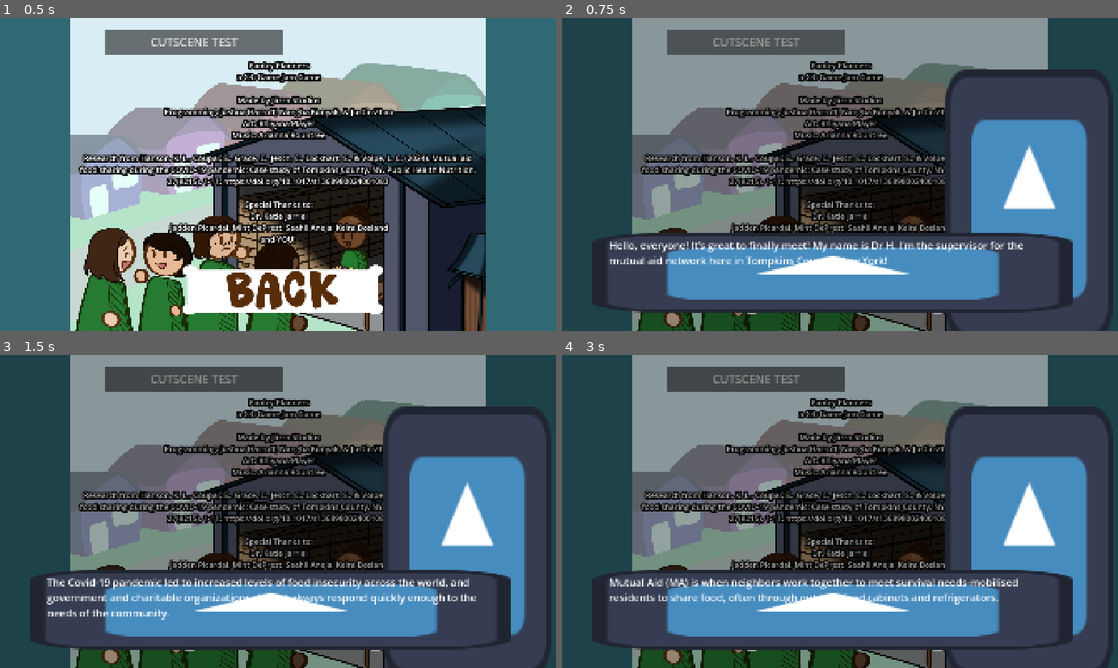
Above: before the commit, frames 1-4 (two rows, left to right).
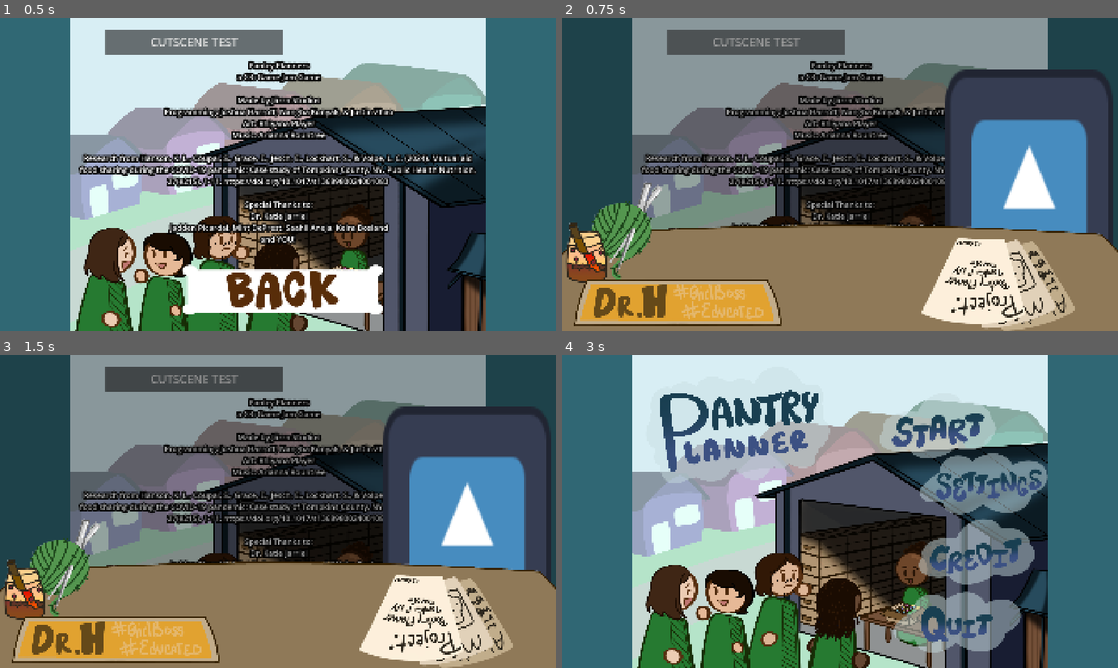
Above: after the commit, the same moments.

Repository: BigWing06/C3-Game-Jam-JARRN-Studios
Game: Godot game, scene res://scenes/Main Menu/CreditsUI.tscn
Same seed, same stepped clock (60 frames per second), same inputs: the game is played once before the commit and once after it. This scene is started directly instead of the project's main scene. The engine's default icon, where the game draws it, is replaced by a stand-in: a white triangle on a blue panel in a dark square. Sound files missing from this copy of the repository are replaced by a short silence.
Inputs (mouse positions are in pixels of both pictures, inside the frame that each line leads up to):
- Up to frame 1 (0.5 s): no input
- Up to frame 2 (0.75 s): click "CUTSCENE TEST" at 0.5 s
- Up to frame 3 (1.5 s): click "CUTSCENE TEST" at 1.25 s
- Up to frame 4 (3 s): click "CUTSCENE TEST" at 2 s; click (845, 624) at 2.75 s

Frame 1 is identical in both runs. In frame 2, 34% of the frame differs, in the area x 0-100%, y 52-100%; in frame 3, 34%; in frame 4, 94%, in the area x 0-100%, y 0-100%.

Commit message:
Sprites and Desk
See title

Diff:
--- a/pantry-planners/levels.json
+++ b/pantry-planners/levels.json
@@ -26,25 +26,26 @@
 		"houses":[
 			{
 				"type":"normal",
-				"location":[1 , 1]
+				"location":[1,1]
 			}
 		],
 		"pantries":{
 			"pantry":1
 		}
 	},
+
 	{
 		"time":2,
 		"houses":[
 			{
 				"type":"normal",
-				"location":[2 , 2]
 			}
 		],
 		"pantries":{
 			"pantry":1
 		}
 	},
+
 	{
 		"time":5,
 		"level":{
@@ -53,18 +54,138 @@
 					"text":"Example Text 3"
 				},
 				{
-					"text":"Example Text 4",
+					"text":"Example Text 4"
 				}
 			]
 		},
 		"houses":[
 			{
 				"type":"normal",
-				"location":[1 , 1]
+				"location":[1,1]
 			}
 		],
 		"pantries":{
 			"pantry":1
 		}
+	},
+
+	{
+		"time":10,
+		"houses":[
+			{
+				"type":"",
+				"location":[0,0]
+			}
+		],
+		"pantries":{
+			"pantry":0
+		}
+	},
+
+	{
+		"time":15,
+		"level":{
+			"narrative":[
+				{
+					"text":""
+				}
+			]
+		}
+	},
+
+	{
+		"time":20,
+		"houses":[
+			{
+				"type":"",
+				"location":[0,0]
+			}
+		],
+		"pantries":{
+			"pantry":0
+		}
+	},
+
+	{
+		"time":25,
+		"level":{
+			"narrative":[
+				{
+					"text":""
+				}
+			]
+		}
+	},
+
+	{
+		"time":30,
+		"houses":[
+			{
+				"type":"",
+				"location":[0,0]
+			}
+		],
+		"pantries":{
+			"pantry":0
+		}
+	},
+
+	{
+		"time":35,
+		"level":{
+			"narrative":[
+				{
+					"text":""
+				}
+			]
+		}
+	},
+
+	{
+		"time":40,
+		"houses":[
+			{
+				"type":"",
+				"location":[0,0]
+			}
+		],
+		"pantries":{
+			"pantry":0
+		}
+	},
+
+	{
+		"time":45,
+		"level":{
+			"narrative":[
+				{
+					"text":""
+				}
+			]
+		}
+	},
+
+	{
+		"time":50,
+		"houses":[
+			{
+				"type":"",
+				"location":[0,0]
+			}
+		],
+		"pantries":{
+			"pantry":0
+		}
+	},
+
+	{
+		"time":55,
+		"level":{
+			"narrative":[
+				{
+					"text":""
+				}
+			]
+		}
 	}
 ]
--- a/pantry-planners/scenes/Cutscenes/Cutscene.tscn
+++ b/pantry-planners/scenes/Cutscenes/Cutscene.tscn
@@ -2,6 +2,7 @@
 
 [ext_resource type="Script" uid="uid://ji0mf1vjt3kp" path="res://scenes/Cutscenes/cutscene.gd" id="1_nkbmn"]
 [ext_resource type="Texture2D" uid="uid://byn0cmmajh8kg" path="res://icon.svg" id="1_qgc4t"]
+[ext_resource type="Texture2D" uid="uid://cnpk4ksw7lplj" path="res://Sprites/Desk.png" id="3_qt38w"]
 
 [node name="Cutscene" type="Node2D" unique_id=1101273556]
 script = ExtResource("1_nkbmn")
@@ -27,14 +28,6 @@
 scale = Vector2(3.6020846, 5.8088846)
 texture = ExtResource("1_qgc4t")
 
-[node name="Text Background" type="TextureRect" parent="Character Panel" unique_id=1316333970]
-layout_mode = 0
-offset_left = 38.0
-offset_top = 3.0
-offset_right = 1361.1117
-offset_bottom = 218.09625
-texture = ExtResource("1_qgc4t")
-
 [node name="DialogueBox" type="Label" parent="Character Panel" unique_id=1575102592]
 layout_mode = 0
 offset_left = 84.0
@@ -44,3 +37,8 @@
 theme_override_font_sizes/font_size = 28
 text = "[TEXT GOES HERE] "
 autowrap_mode = 3
+
+[node name="Desk" type="Sprite2D" parent="." unique_id=577790700]
+position = Vector2(956.99994, 371.99997)
+scale = Vector2(0.8717026, 0.8717026)
+texture = ExtResource("3_qt38w")
--- a/pantry-planners/scenes/Main Menu/credits_ui.gd
+++ b/pantry-planners/scenes/Main Menu/credits_ui.gd
@@ -19,4 +19,4 @@
 	var cutscene_scene = preload("res://scenes/Cutscenes/Cutscene.tscn")
 	var cutscene = cutscene_scene.instantiate()
 	add_child(cutscene)
-	cutscene.start_cutscene(0)
+	cutscene.start_cutscene(2)
Binary file added: pantry-planners/Sprites/Desk.png
Not shown, added: pantry-planners/Sprites/Desk.png.import
Renamed: pantry-planners/Sprites/Full_Veggie_Pantry.png -> pantry-planners/Sprites/Pantries/Full_Veggie_Pantry.png
Not shown, added: pantry-planners/Sprites/Pantries/Full_Veggie_Pantry.png.import
Binary file added: pantry-planners/Sprites/Pantries/Small pantry closed.png
Not shown, added: pantry-planners/Sprites/Pantries/Small pantry closed.png.import
Binary file added: pantry-planners/Sprites/Pantries/Small pantry empty.png
Not shown, changed: pantry-planners/Sprites/Pantries/Small pantry empty.png.import
Binary file added: pantry-planners/Sprites/Pantries/Small pantry full.png
Not shown, added: pantry-planners/Sprites/Pantries/Small pantry full.png.import
Binary file added: pantry-planners/Sprites/Pantries/Small pantry medium .png
Not shown, added: pantry-planners/Sprites/Pantries/Small pantry medium .png.import
